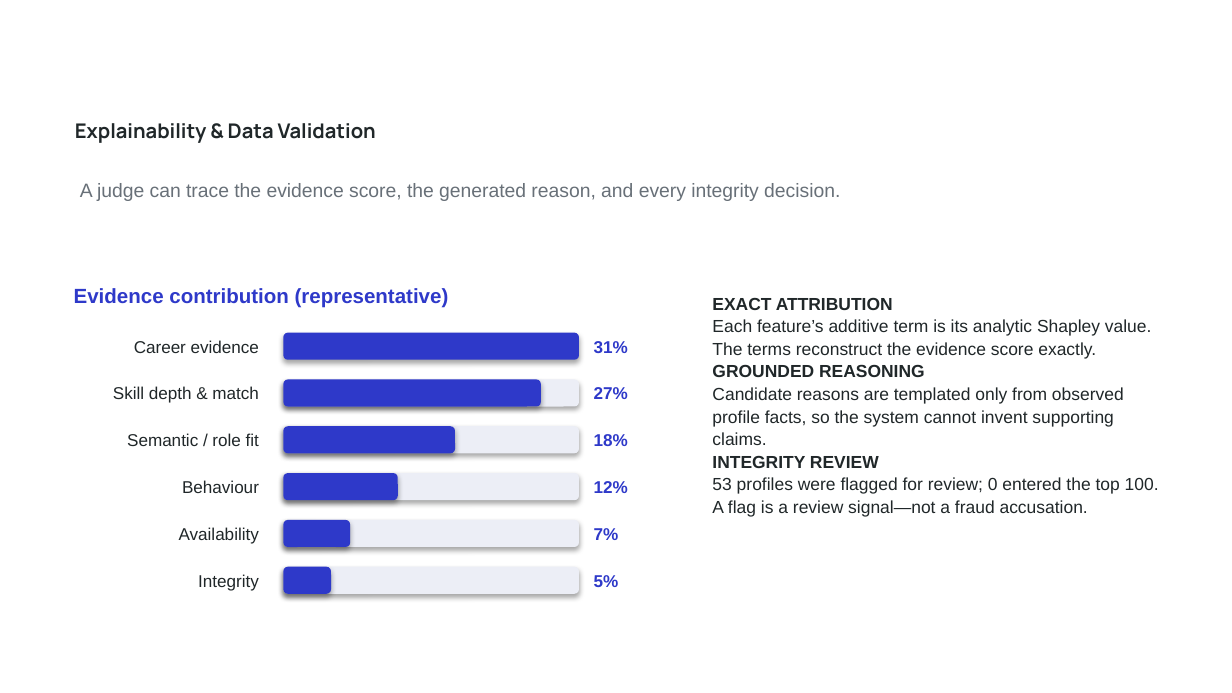
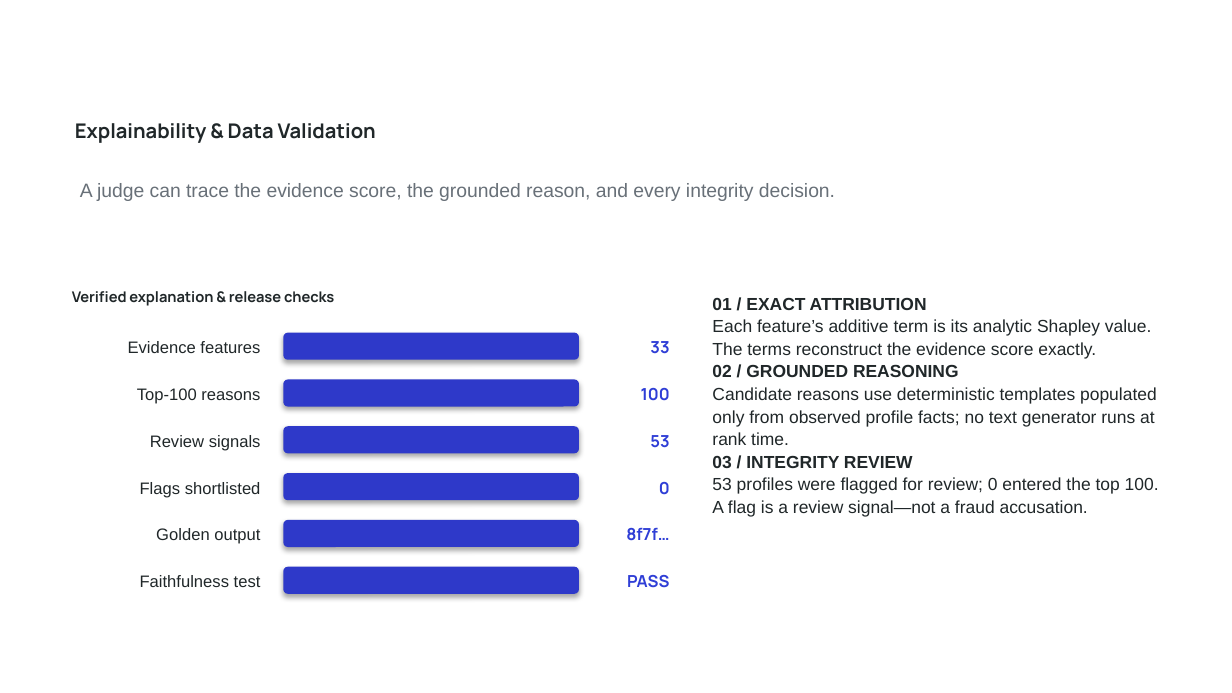
Before and after one commit to bansalbhunesh/redrob-hirefit-ranker, a slide deck: slide 5 of docs/HireFit_Submission_Deck.pptx. Drawn at 1232x693 pixels with LibreOffice and Linux fonts; fonts in the diff are those of the drawing; background and template pictures are left out. Boxes give left, top, right and bottom in pixels: in the first picture for what was removed or moved away, otherwise in the second. Text is boxed around its words. In the diff, an @@ line names an element or a change of style, - is before the commit and + after.

Commit message:
finalize judge-ready submission and hardening

```diff
--- a/docs/HireFit_Submission_Deck.pptx
+++ b/docs/HireFit_Submission_Deck.pptx
@@ text at <box>80,183,835,201</box>: text changed @@
-A judge can trace the evidence score, the generated reason, and every integrity decision.
+A judge can trace the evidence score, the grounded reason, and every integrity decision.
@@ text at <box>72,291,334,306</box>: text changed; size 12 to 8.6 pt; font Arial to Manrope; text colour #2E39C9 to #202729 @@
-Evidence contribution (representative)
+Verified explanation & release checks
@@ text at <box>712,298,1159,517</box>: text changed @@
-EXACT ATTRIBUTION
-Each feature’s additive term is its analytic Shapley value. The terms reconstruct the evidence score exactly.
-GROUNDED REASONING
-Candidate reasons are templated only from observed profile facts, so the system cannot invent supporting claims.
-INTEGRITY REVIEW
-53 profiles were flagged for review; 0 entered the top 100. A flag is a review signal—not a fraud accusation.
+01 / EXACT ATTRIBUTION
+Each feature’s additive term is its analytic Shapley value. The terms reconstruct the evidence score exactly.
+02 / GROUNDED REASONING
+Candidate reasons use deterministic templates populated only from observed profile facts; no text generator runs at rank time.
+03 / INTEGRITY REVIEW
+53 profiles were flagged for review; 0 entered the top 100. A flag is a review signal—not a fraud accusation.
@@ text at <box>128,341,260,353</box>: text changed; size 10 to 9.7 pt @@
-Career evidence
+Evidence features
@@ text at <box>650,341,669,354</box>: text changed; size 10 to 9.7 pt; font Arial to Manrope; text colour #2E39C9 to #2F3ED6 @@
-31%
+33
@@ text at <box>137,388,260,404</box>: text changed; size 10 to 9.7 pt @@
-Skill depth & match
+Top-100 reasons
@@ rounded rectangle: place and size @@
-rounded rectangle at <box>283,379,541,407</box>
+rounded rectangle at <box>283,379,579,407</box>
@@ rounded rectangle removed at <box>283,379,579,407</box> @@
@@ text at <box>641,388,670,401</box>: text changed; size 10 to 9.7 pt; font Arial to Manrope; text colour #2E39C9 to #2F3ED6 @@
-27%
+100
@@ text at <box>150,435,261,451</box>: text changed; size 10 to 9.7 pt @@
-Semantic / role fit
+Review signals
@@ rounded rectangle: place and size @@
-rounded rectangle at <box>283,426,455,453</box>
+rounded rectangle at <box>283,426,579,453</box>
@@ rounded rectangle removed at <box>283,426,579,453</box> @@
@@ text at <box>650,435,669,448</box>: text changed; size 10 to 9.7 pt; font Arial to Manrope; text colour #2E39C9 to #2F3ED6 @@
-18%
+53
@@ rounded rectangle: place and size @@
-rounded rectangle at <box>283,473,398,500</box>
+rounded rectangle at <box>283,473,579,500</box>
@@ rounded rectangle removed at <box>283,473,579,500</box> @@
@@ text at <box>140,482,261,498</box>: text changed; size 10 to 9.7 pt @@
-Behaviour
+Flags shortlisted
@@ text at <box>659,482,670,495</box>: text changed; size 10 to 9.7 pt; font Arial to Manrope; text colour #2E39C9 to #2F3ED6 @@
-12%
+0
@@ text at <box>156,528,260,544</box>: text changed; size 10 to 9.7 pt @@
-Availability
+Golden output
@@ rounded rectangle: place and size @@
-rounded rectangle at <box>283,520,350,547</box>
+rounded rectangle at <box>283,520,579,547</box>
@@ rounded rectangle removed at <box>283,520,579,547</box> @@
@@ text at <box>626,527,669,541</box>: text changed; size 10 to 9.7 pt; font Arial to Manrope; text colour #2E39C9 to #2F3ED6 @@
-7%
+8f7f…
@@ rounded rectangle: place and size @@
-rounded rectangle at <box>283,567,331,594</box>
+rounded rectangle at <box>283,567,579,594</box>
@@ rounded rectangle removed at <box>283,567,579,594</box> @@
@@ text at <box>140,575,261,587</box>: text changed; size 10 to 9.7 pt @@
-Integrity
+Faithfulness test
@@ text at <box>627,575,670,588</box>: text changed; size 10 to 9.7 pt; font Arial to Manrope; text colour #2E39C9 to #2F3ED6 @@
-5%
+PASS
```
Also in this commit, not shown: 9 other slides changed, 22 other files.
